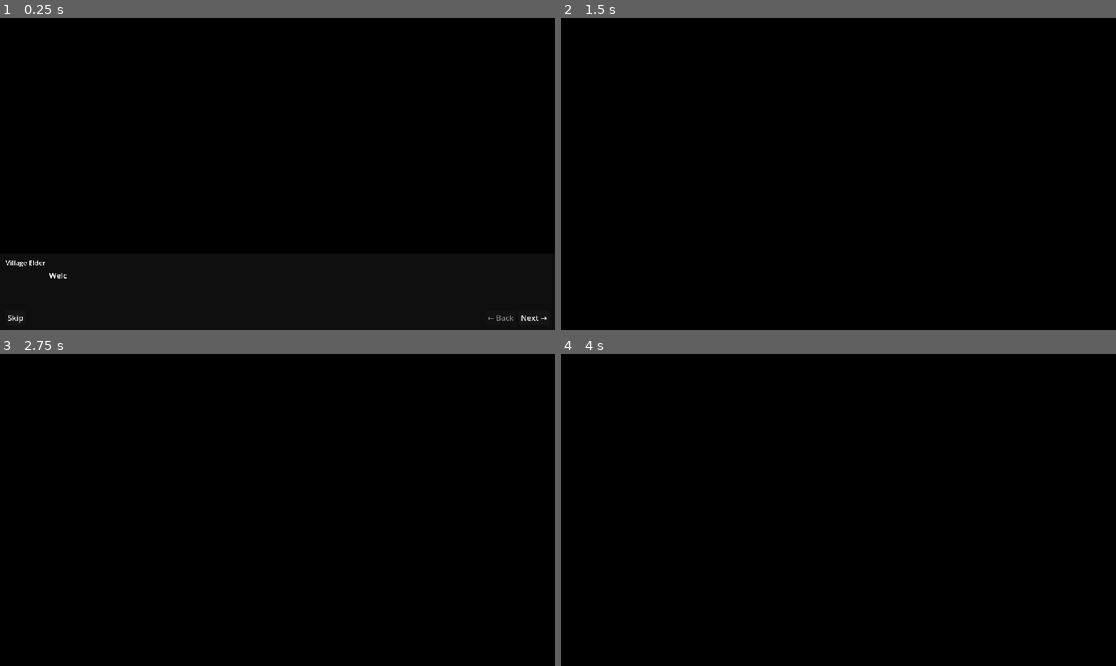
Above: before the commit, frames 1-4 (two rows, left to right).
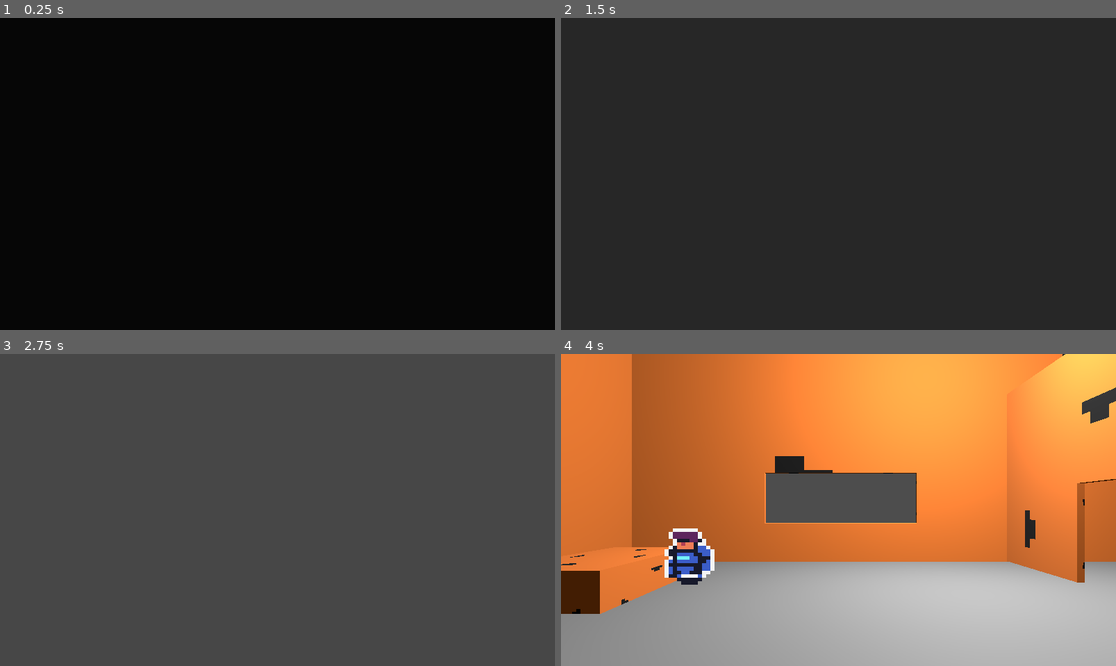
Above: after the commit, the same moments.

Repository: fabvarisco/shift-game-jam
Game: Godot game, scene res://scenes/act_one/act_one_intro.tscn
Two runs of this game, one before a commit and one after it. Both use one fixed random seed, a clock stepped at 60 frames per second and the inputs below. This scene is started directly instead of the project's main scene.
Inputs (mouse positions are in pixels of both pictures, inside the frame that each line leads up to):
- Up to frame 1 (0.25 s): no input
- Up to frame 2 (1.5 s): click (577, 317) at 0.5 s, where only the run before the commit has a clickable "Skip"; tap Enter (ui_accept) at 1.25 s; move the mouse to (960, 158) at 1.27 s; tap Tab at 1.35 s; click (960, 158) at 1.42 s
- Up to frame 3 (2.75 s): tap Enter (ui_accept) at 1.52, 2, 2.27 s; move the mouse to (166, 525) at 2.02 s; tap Tab at 2.1 s; click (166, 525) at 2.17 s
- Up to frame 4 (4 s): tap Enter (ui_accept) at 2.75, 3.77 s; move the mouse to (894, 441) at 2.77 s; tap Tab at 2.85, 3.6 s; click (894, 441) at 2.92 s; move the mouse to (810, 572) at 3.52 s; click (810, 572) at 3.67 s

The runs differ from the first frame. In frame 1, 0.2% of the frame differs, in the area x 1-99%, y 77-98%; in frame 2, 100%, in the area x 0-100%, y 0-100%; in frame 3, 100%; in frame 4, 100%.

Commit message:
first cutscene poc

Diff:
--- /dev/null
+++ b/dialogs/act_one/act_one_intro.csv
@@ -0,0 +1,6 @@
+keys,en,pt_BR
+VERA_NAME,"Vera","Vera"
+VERA_WAKEUP_01,"What was that noise...?","Que barulho foi esse...?"
+WREN_GET_ARM_01,"HEY! STOP RIGHT THERE! That's my arm!","EI! PARA AÍ! Esse é o meu braço!"
+VERA_ANGRY_01,"...It got away.","...Ele fugiu."
+TUTORIAL_WASD,"Use WASD to move.","Use WASD para se mover."
--- /dev/null
+++ b/dialogs/act_one/vera_angry.json
@@ -0,0 +1,13 @@
+{
+  "entries": [
+    {
+      "text": "VERA_ANGRY_01",
+      "name": "VERA_NAME",
+      "position": "bottom"
+    },
+    {
+      "text": "TUTORIAL_WASD",
+      "position": "center"
+    }
+  ]
+}
--- /dev/null
+++ b/dialogs/act_one/vera_wakeup.json
@@ -0,0 +1,9 @@
+{
+  "entries": [
+    {
+      "text": "VERA_WAKEUP_01",
+      "name": "VERA_NAME",
+      "position": "bottom"
+    }
+  ]
+}
--- /dev/null
+++ b/dialogs/act_one/wren_get_arm.json
@@ -0,0 +1,9 @@
+{
+  "entries": [
+    {
+      "text": "WREN_GET_ARM_01",
+      "name": "VERA_NAME",
+      "position": "bottom"
+    }
+  ]
+}
--- a/project.godot
+++ b/project.godot
@@ -31,7 +31,7 @@
 
 [internationalization]
 
-locale/translations=PackedStringArray("res://addons/rpg_dialog_system/dialogs/example.en.translation", "res://addons/rpg_dialog_system/dialogs/example.pt_BR.translation")
+locale/translations=PackedStringArray("res://addons/rpg_dialog_system/dialogs/example.en.translation", "res://addons/rpg_dialog_system/dialogs/example.pt_BR.translation", "res://dialogs/act_one/act_one_intro.en.translation", "res://dialogs/act_one/act_one_intro.pt_BR.translation")
 
 [network]
 
--- a/scenes/act_one/act_one_intro.tscn
+++ b/scenes/act_one/act_one_intro.tscn
@@ -36,7 +36,7 @@
 "times": PackedFloat32Array(0),
 "transitions": PackedFloat32Array(1),
 "update": 0,
-"values": [Vector3(-0.26144156, 0.15429959, 0.7418509)]
+"values": [Vector3(-0.26144156, 0.15429959, -1.2236705)]
 }
 tracks/2/type = "value"
 tracks/2/imported = false
@@ -97,6 +97,18 @@
 "transitions": PackedFloat32Array(1),
 "update": 1,
 "values": [true]
+}
+tracks/7/type = "value"
+tracks/7/imported = false
+tracks/7/enabled = true
+tracks/7/path = NodePath("WREN:position")
+tracks/7/interp = 1
+tracks/7/loop_wrap = true
+tracks/7/keys = {
+"times": PackedFloat32Array(0),
+"transitions": PackedFloat32Array(1),
+"update": 0,
+"values": [Vector3(0.96880865, -0.002629891, -0.030018613)]
 }
 
 [sub_resource type="Animation" id="Animation_qa8sx"]
@@ -232,6 +244,22 @@
 "values": [true, false]
 }
 
+[sub_resource type="Animation" id="Animation_b2qmk"]
+resource_name = "wren_run"
+length = 2.0
+tracks/0/type = "value"
+tracks/0/imported = false
+tracks/0/enabled = true
+tracks/0/path = NodePath("WREN:position")
+tracks/0/interp = 1
+tracks/0/loop_wrap = true
+tracks/0/keys = {
+"times": PackedFloat32Array(0, 1.0333333, 1.38, 1.55, 1.69),
+"transitions": PackedFloat32Array(1, 1, 1, 1, 1),
+"update": 0,
+"values": [Vector3(0.96880865, -0.002629891, -0.030018613), Vector3(0.96880865, -0.002629891, -0.3601616), Vector3(0.96880865, 0.14069061, -0.3601616), Vector3(0.969, 0.141, -0.428), Vector3(0.969, -0.0508177, -0.42800003)]
+}
+
 [sub_resource type="AnimationLibrary" id="AnimationLibrary_jllau"]
 _data = {
 &"RESET": SubResource("Animation_fk2am"),
@@ -239,7 +267,8 @@
 &"fade_out": SubResource("Animation_jllau"),
 &"intro": SubResource("Animation_52p74"),
 &"vera_wakeup": SubResource("Animation_rs7pb"),
-&"wren_get_arm": SubResource("Animation_iqmmh")
+&"wren_get_arm": SubResource("Animation_iqmmh"),
+&"wren_run": SubResource("Animation_b2qmk")
 }
 
 [node name="ActOneIntro" instance=ExtResource("1_d2wrj")]
@@ -249,7 +278,7 @@
 transform = Transform3D(1.1693699, 0, 0, 0, 1, 0, 0, 0, 0.38948166, 0, 0, 0)
 
 [node name="Camera3D" parent="." index="1"]
-transform = Transform3D(1, 0, 0, 0, 1, 0, 0, 0, 1, -0.26144156, 0.15429959, 0.7418509)
+transform = Transform3D(1, 0, 0, 0, 1, 0, 0, 0, 1, -0.26144156, 0.15429959, -1.2236705)
 environment = SubResource("Environment_j35fm")
 fov = 44.546173
 
--- a/scripts/act_one/act_one_intro.gd
+++ b/scripts/act_one/act_one_intro.gd
@@ -4,36 +4,33 @@
 
 @onready var animation_player = $AnimationPlayer
 
-
-var dialog
+var _dialog_instance: Node = null
 
 func _ready() -> void:
-	_start_cutscene()
+	animation_player.play("fade_out")
 
-
-func _start_cutscene() -> void:
-	dialog = DialogScene.instantiate()
-	dialog.dialog_file = "res://addons/rpg_dialog_system/dialogs/example.json"
-	add_child(dialog)
-
-
-func fade_out_canvas() -> void:
-	animation_player.play("fade_out")
+func _show_dialog(path: String, on_end: Callable) -> void:
+	if _dialog_instance:
+		_dialog_instance.queue_free()
+	_dialog_instance = DialogScene.instantiate()
+	_dialog_instance.dialog_file = path
+	add_child(_dialog_instance)
+	DialogManager.dialog_ended.connect(on_end, CONNECT_ONE_SHOT)
 
 func _on_animation_player_animation_finished(_anim_name: StringName) -> void:
 	if _anim_name == "fade_out":
 		animation_player.play("camera_start")
-	if _anim_name == "camera_start":
+	elif _anim_name == "camera_start":
 		animation_player.play("vera_wakeup")
-	if _anim_name == "vera_wakeup":
-		#call vera wakeup dialog
-		#when vera wakeup dialog end play wren_get_arm
-		pass
-	if _anim_name == "wren_get_arm":
-		#call wren_get_arm dialog
-		#when dialog end play wren_run
-		pass
-	if _anim_name == "wren_run":
-		#call vera angry dialog
-		#and then end the cutscene and start gameplay
-		pass
+	elif _anim_name == "vera_wakeup":
+		_show_dialog("res://dialogs/act_one/vera_wakeup.json", func():
+			animation_player.play("wren_get_arm")
+		)
+	elif _anim_name == "wren_get_arm":
+		_show_dialog("res://dialogs/act_one/wren_get_arm.json", func():
+			animation_player.play("wren_run")
+		)
+	elif _anim_name == "wren_run":
+		_show_dialog("res://dialogs/act_one/vera_angry.json", func():
+			pass  # TODO: transição para gameplay quando cena estiver pronta
+		)
Not shown, added: dialogs/act_one/act_one_intro.csv.import
Binary file added: dialogs/act_one/act_one_intro.en.translation
Binary file added: dialogs/act_one/act_one_intro.pt_BR.translation
Not shown: 1 places in scenes/act_one/act_one_intro.tscn that only renumber resources
